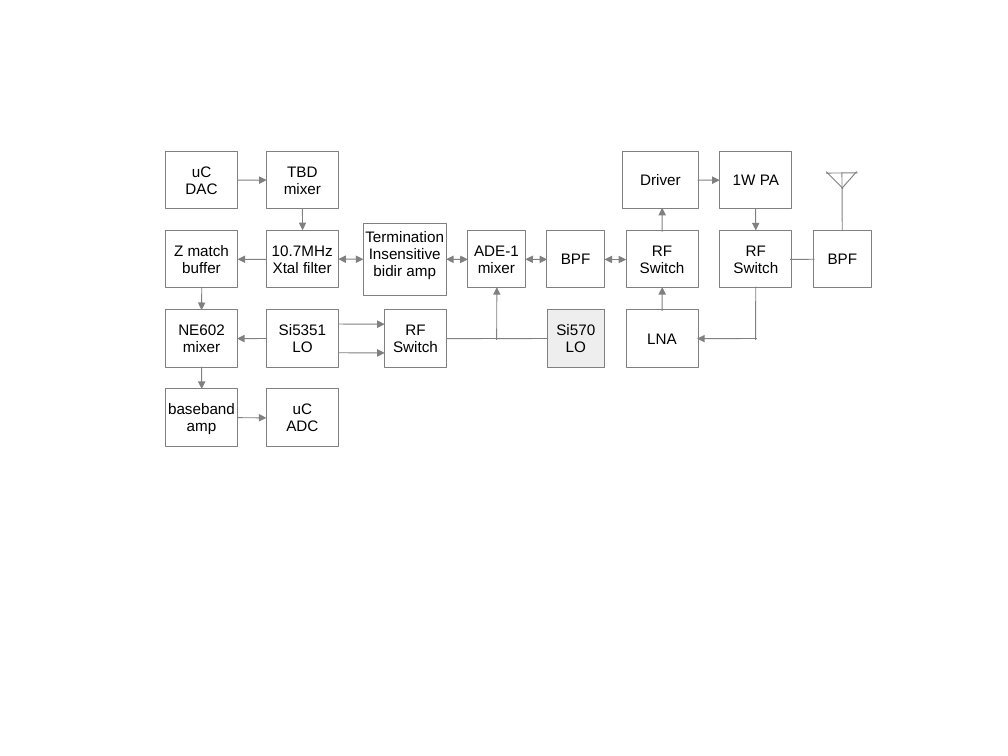
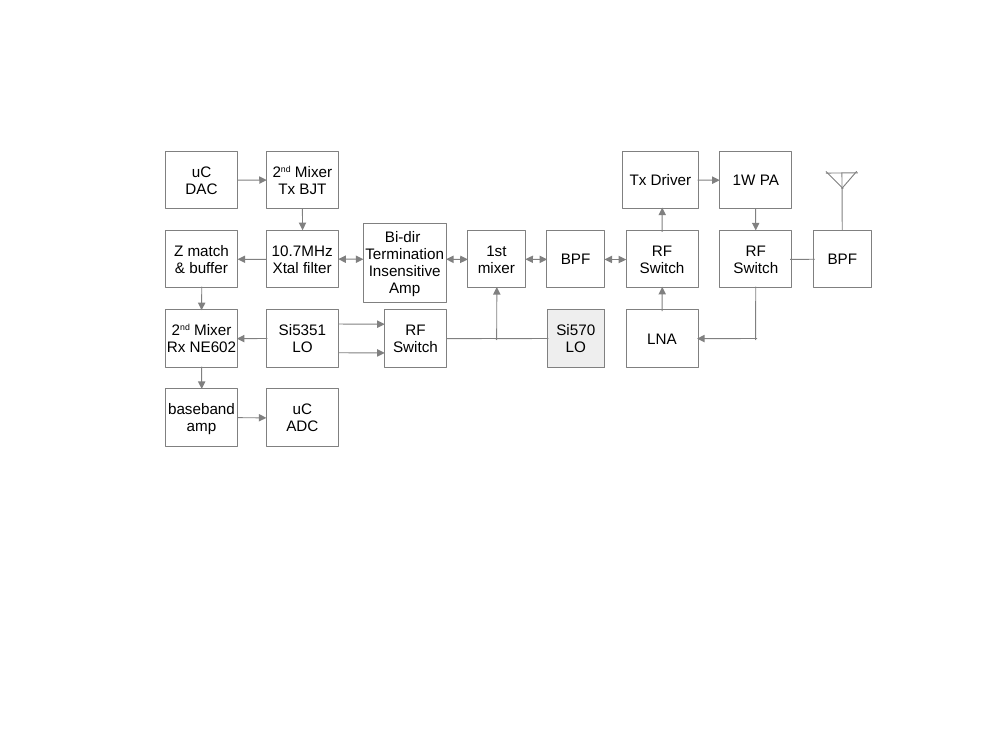
Before and after one commit to svn2github/SM2000, a slide deck: slide 3 of doc/sm201- Block Diagram v0.1.ppt. Drawn at 1008x756 pixels with LibreOffice and Linux fonts; fonts in the diff are those of the drawing. Boxes give left, top, right and bottom in pixels: in the first picture for what was removed or moved away, otherwise in the second. Text is boxed around its words. In the diff, an @@ line names an element or a change of style, - is before the commit and + after.

```diff
--- a/doc/sm201- Block Diagram v0.1.ppt
+++ b/doc/sm201- Block Diagram v0.1.ppt
@@ text in rectangle at (278,166,332,194): text changed @@
-TBD
-mixer
+2nd Mixer
+Tx BJT
@@ text in rectangle at (630,174,692,185): text changed @@
-Driver
+Tx Driver
@@ rectangle "Bi-dir": place and size @@
-rectangle "Bi-dir" at (363,223,446,295)
+rectangle "Bi-dir" at (363,223,446,302)
@@ text in rectangle at (385,231,420,242): paragraph added @@
+Bi-dir
@@ text in rectangle at (189,262,228,273): text changed @@
-buffer
+& buffer
@@ text in rectangle at (486,245,506,256): text changed @@
-ADE-1
+1st
@@ text in rectangle at (389,282,420,296): text changed @@
-bidir amp
+Amp
@@ text in rectangle at (167,324,237,352): text changed @@
-NE602
-mixer
+2nd Mixer
+Rx NE602
```
Also in this commit, not shown: 1 other file.
